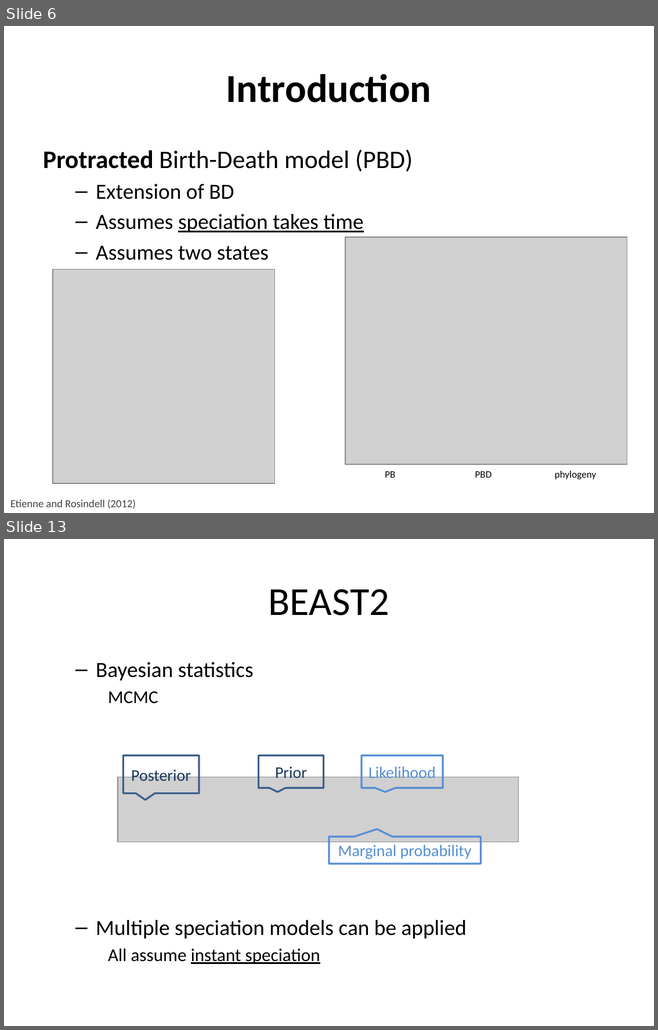
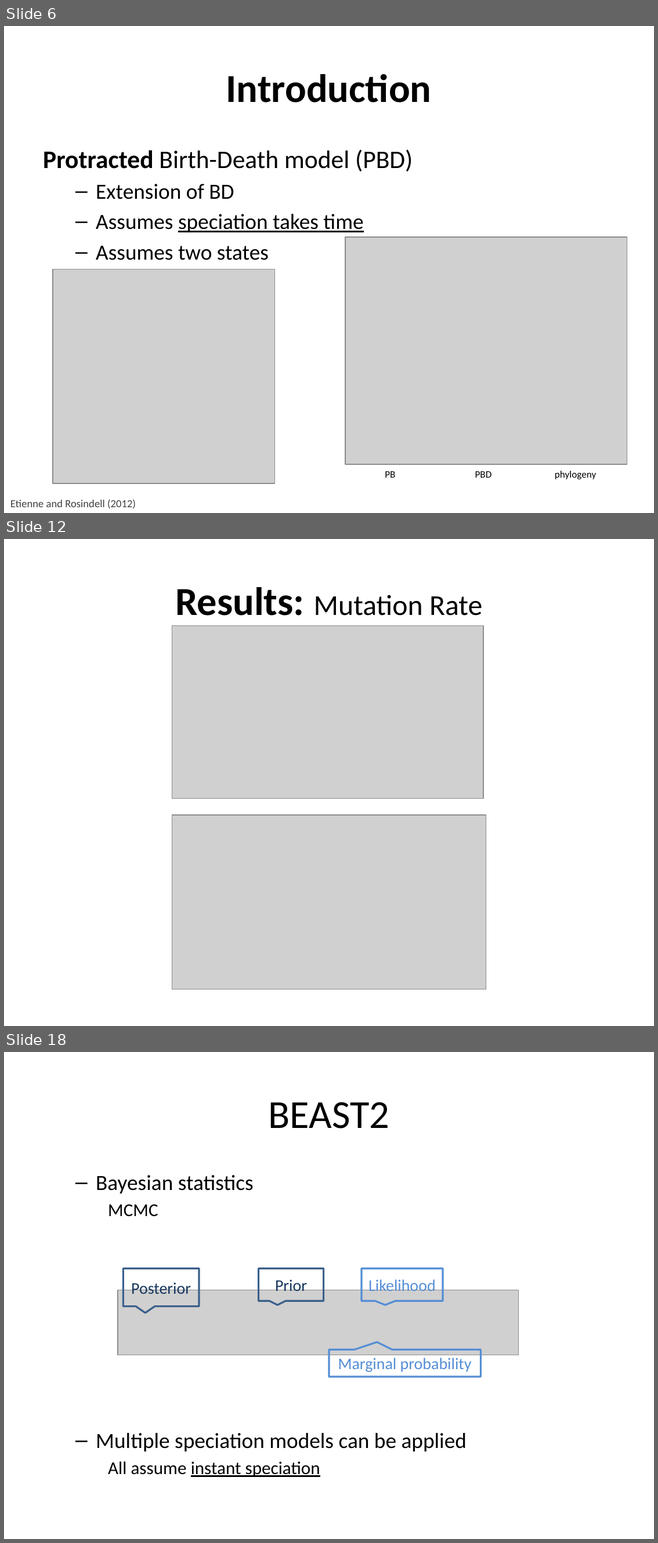
Before and after one commit to richelbilderbeek/Cer2016, a slide deck: doc/Cer2016_Femke Thon & Jolien Gay_V3.0.pptx. Shown one above the other, each under a label of ours: slides 6 and 13 before the commit, slides 6, 12 and 18 after it; the slides between them are not shown. The pictures are 658x1030 and 658x1543 pixels, drawn with LibreOffice and Linux fonts; fonts in the diff are those of the drawing; grey boxes stand for pictures; background and template pictures are left out. Boxes give left, top, right and bottom in pixels: in the first picture for what was removed or moved away, otherwise in the second. Text is boxed around its words. In the diff, an @@ line names an element or a change of style, - is before the commit and + after.

```diff
--- a/doc/Cer2016_Femke Thon & Jolien Gay_V3.0.pptx
+++ b/doc/Cer2016_Femke Thon & Jolien Gay_V3.0.pptx
@@ slide 12 added at <box>4,539,654,1026</box>, background picture (left out) @@
@@ title added at <box>175,587,482,616</box>, 32 pt, text #000000 @@
+Results: Mutation Rate
@@ picture added at <box>172,625,482,798</box> @@
@@ picture added at <box>172,815,485,989</box> @@
@@ what was slide 13 is now slide 18 @@
```
Also in this commit, not shown: 7 slides changed, 4 other slides added, 1 slide removed, 6 other files.
